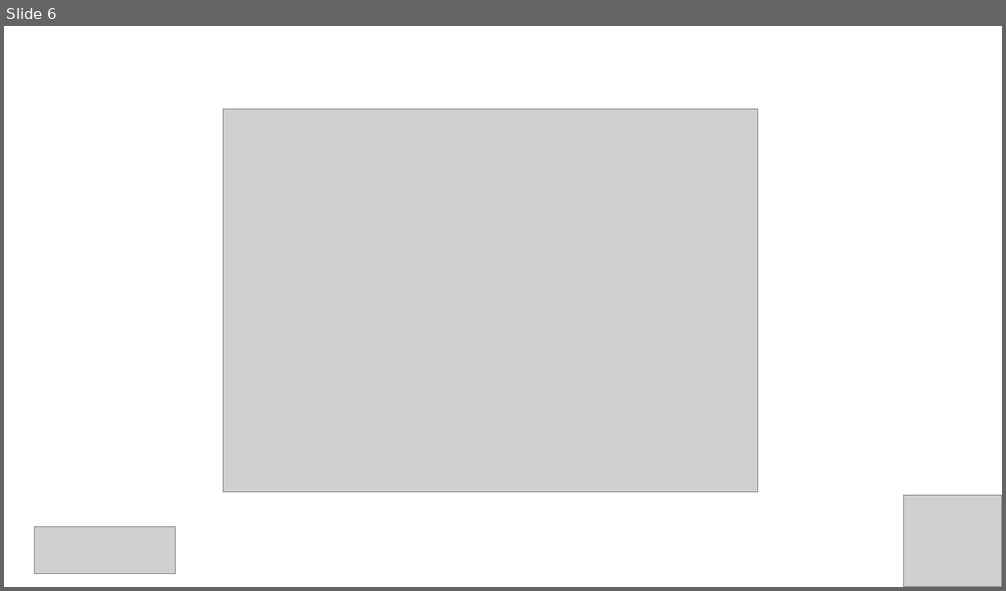
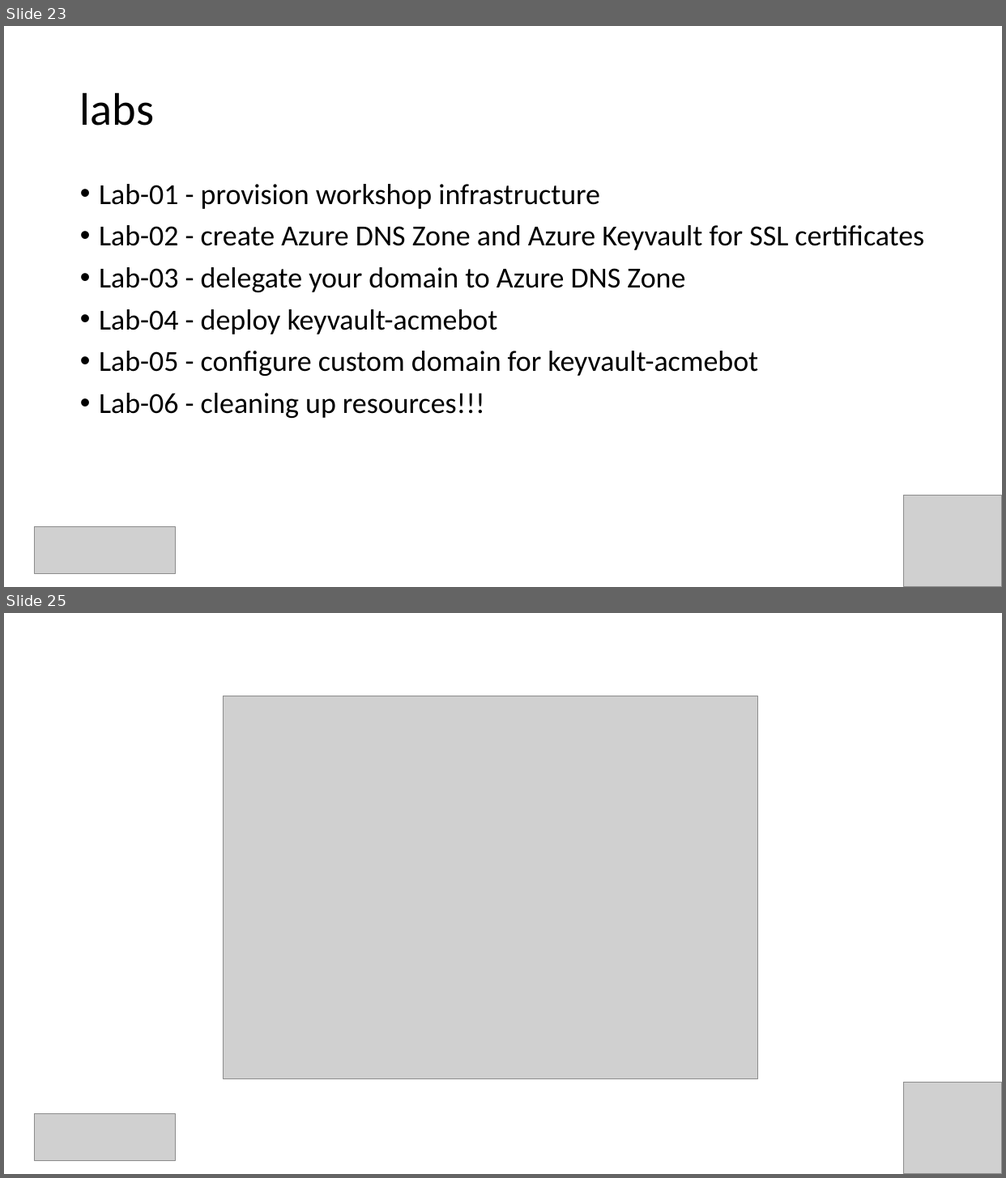
Before and after one commit to evgenyb/iac-workshops, a slide deck: dns-and-ssl-management-on-azure-with-ado/slides/dns-and-ssl-management-on-azure-with-ado.pptx. Shown one above the other, each under a label of ours: slide 6 before the commit, slides 23 and 25 after it; the slides between them are not shown. The pictures are 1006x591 and 1006x1178 pixels, drawn with LibreOffice and Linux fonts; fonts in the diff are those of the drawing; grey boxes stand for pictures. Boxes give left, top, right and bottom in pixels: in the first picture for what was removed or moved away, otherwise in the second. Text is boxed around its words. In the diff, an @@ line names an element or a change of style, - is before the commit and + after.

```diff
--- a/dns-and-ssl-management-on-azure-with-ado/slides/dns-and-ssl-management-on-azure-with-ado.pptx
+++ b/dns-and-ssl-management-on-azure-with-ado/slides/dns-and-ssl-management-on-azure-with-ado.pptx
@@ slide 23 added at [4, 26, 1002, 587], background #FFFFFF @@
@@ title added at [80, 92, 154, 126], 44 pt, text #000000 @@
+labs
@@ text added at [99, 184, 924, 418], 28 pt, text #000000 @@
+• Lab-01 - provision workshop infrastructure
+• Lab-02 - create Azure DNS Zone and Azure Keyvault for SSL certificates
+• Lab-03 - delegate your domain to Azure DNS Zone
+• Lab-04 - deploy keyvault-acmebot
+• Lab-05 - configure custom domain for keyvault-acmebot
+• Lab-06 - cleaning up resources!!!
@@ picture added at [904, 495, 1002, 587] @@
@@ picture added at [35, 527, 176, 574] @@
@@ what was slide 6 is now slide 25 @@
```
Also in this commit, not shown: 2 slides changed, 18 other slides added.
